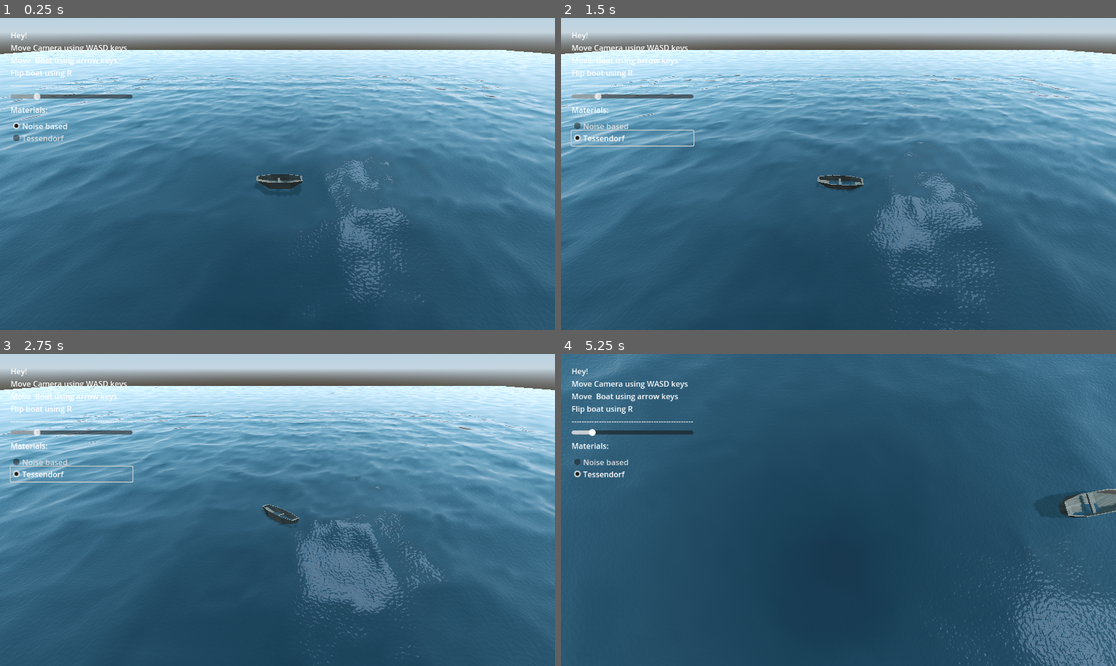
Above: before the commit, frames 1-4 (two rows, left to right).
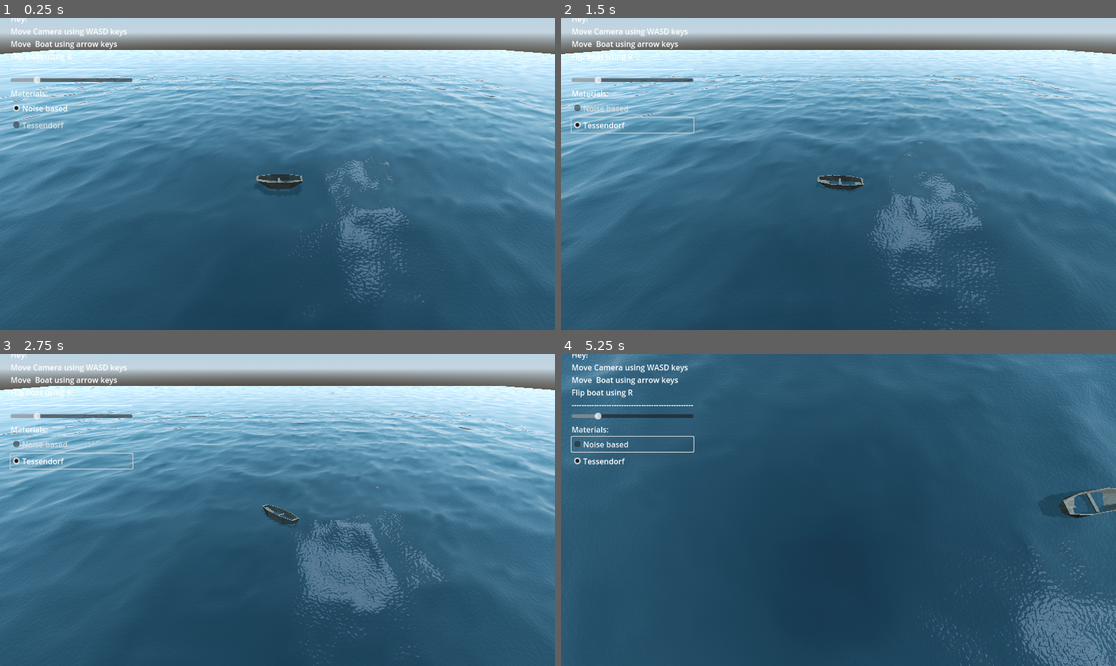
Above: after the commit, the same moments.

Repository: D0V4HKIIN/cs-341-computer-graphics-project
Game: Godot game, scene res://Main.tscn
Two runs of this game, one before a commit and one after it. Both use one fixed random seed, a clock stepped at 60 frames per second and the inputs below.
Inputs (mouse positions are in pixels of both pictures, inside the frame that each line leads up to):
- Up to frame 1 (0.25 s): no input
- Up to frame 2 (1.5 s): click "Noise based" at 0.5 s; click "Tessendorf" at 1.25 s
- Up to frame 3 (2.75 s): move the mouse to (399, 494) at 2.02 s; press the mouse at (399, 494) at 2.03 s; hold Right (boat_right) from 2.03 s (still down)
- Up to frame 4 (5.25 s): move the mouse to (727, 525) at 2.77 s; release Right (boat_right) at 2.78 s; release the mouse at (727, 525) at 2.78 s; hold Down (boat_back) 2.78-3.53 s; click (727, 525) at 2.85 s; move the mouse to (894, 441) at 3.52 s; press the mouse at (894, 441) at 3.53 s; hold Right (boat_right) 3.53-4.28 s; move the mouse to (810, 572) at 4.27 s; release the mouse at (810, 572) at 4.28 s; hold Up (boat_forward) 4.28-5.03 s; click (810, 572) at 4.35 s; move the mouse to (1005, 556) at 5.02 s; press the mouse at (1005, 556) at 5.03 s; hold Left (boat_left) from 5.03 s (still down)

The runs differ from the first frame. In frame 1, 1.9% of the frame differs, in the area x 1-24%, y 0-40%; in frame 2, 2.2%; in frame 3, 2.2%; in frame 4, 5.1%, in the area x 1-100%, y 0-100%.

Commit message:
ui doesn't work for some reason

Diff:
--- a/seas-341_captain_hooks_black_pearl/Ocean.gd
+++ b/seas-341_captain_hooks_black_pearl/Ocean.gd
@@ -11,6 +11,8 @@
 var rng = RandomNumberGenerator.new();
 var random_number_xi;
 
+func getWater():
+	return get_tree().get_nodes_in_group("Water");
 
 # creates a bunch of water tiles and sets the position, subdivision and scale
 func createOcean():
--- a/seas-341_captain_hooks_black_pearl/fft_shader.gdshader
+++ b/seas-341_captain_hooks_black_pearl/fft_shader.gdshader
@@ -1,5 +1,6 @@
 shader_type spatial;
 
+uniform float cpu_time;
 
 const vec2 wind_direction = vec2(1,2);
 const float wind_speed = 1.;
@@ -13,14 +14,14 @@
 const float M = 200.;
 const float N = 200.;
 
-varying float wave_height ;
-
 varying float vertex_distance;
 varying float vertex_distance_clamped;
 varying vec2 vertex_pos;
 
-// get random number somehow
-uniform float random_number_xi;
+// random number generator
+float rand(vec2 co){
+	return fract(sin(dot(co.xy ,vec2(12.9898,78.233))) * 43758.5453);
+}
 
 // if need to work with complex numbers, since we cannot,
 // define the methods according to complex numbers
@@ -37,56 +38,58 @@
 	return vec2 (cos(value), sin(value));
 }
 
-
+// assume it's correct idk
 float dispersion(float n_prime, float m_prime){
 	float w_0 = 2.0 * PI / 200.0;
 	float kx = PI * (2.* n_prime - N) / L_x;
 	float kz = PI * (2.* m_prime - N) / L_y;
 	return floor(sqrt(g* sqrt(kx * kx + kz * kz)) / w_0) * w_0;
-	}
+}
 
 float phillips(float n_prime, float m_prime){
 	return 0.;
 }
 
 
-vec2 h_0_bar(float n_prime, float m_prime){
-	float xi_r = random_number_xi;
-	float xi_i = random_number_xi;
+vec2 h_0_bar(float n_prime, float m_prime, vec2 pos){
+	float xi_r = rand(pos);
+	float xi_i = rand(pos);
 
 	return vec2(xi_r, xi_i) * sqrt(phillips( n_prime,  m_prime) / sqrt(2));
 }
 
 
-vec2 height_bar(float n_prime, float m_prime, float time){
-	return h_0_bar(n_prime, m_prime) * euler(dispersion(n_prime, m_prime) * time) + h_0_bar(-n_prime, -m_prime) * euler(-dispersion(n_prime, m_prime) * time);
+vec2 height_tilde(float n_prime, float m_prime, float time, vec2 pos){
+	return h_0_bar(n_prime, m_prime, pos) * euler(dispersion(n_prime, m_prime) * time) + h_0_bar(n_prime, m_prime, pos) * euler(-dispersion(n_prime, m_prime) * time);
 }
 
-vec2 height(vec2 x_pos, vec2 z_pos, float time) {
+vec2 height(vec2 pos, float time) {
+	vec2 wave_height = vec2(0.0);
 	for (float m_prime = 0.; m_prime <=  M-1.; m_prime++){
 		for (float n_prime =0. ; n_prime <= N-1.; n_prime++){
 			float kx = PI * (2. * n_prime - N) / L_x;
 			float kz = PI * (2. * m_prime - M) / L_y;
-			wave_height = height_bar(n_prime, m_prime, time) * euler(x_pos * kx + z_pos *kz);
+			wave_height += height_tilde(n_prime, m_prime, time, pos) * euler(pos.x * kx + pos.y *kz);
 		}
 	}
 	return wave_height;
 }
 
-
-
-
-complex h_tilda_f(float time, int n_prime, int m_prime) {
-	return
-}
 //void displacement
 
 //void normal
 
 void vertex() {
-	VERTEX.y =
+	vec3 world_pos = (MODEL_MATRIX * vec4(VERTEX, 1.0)).xyz;
+	VERTEX.y = height(world_pos.xz, cpu_time).x;
 }
 
-void fragment() {
-	// Place fragment code here.
+
+void fragment(){
+	// normal water material
+	float fresnel = sqrt(1.0 - dot(NORMAL, VIEW));
+	RIM = 0.2;
+	METALLIC = 0.0;
+	ROUGHNESS = 0.01 * (1.0 - fresnel);
+	ALBEDO = vec3(0.01, 0.03, 0.05) + (0.1 * fresnel);
 }
--- a/seas-341_captain_hooks_black_pearl/settings2.gd
+++ b/seas-341_captain_hooks_black_pearl/settings2.gd
@@ -1,6 +1,11 @@
 extends Control
 
 @onready var ocean = $"../Ocean"
+@onready var noise_material = load("res://water_noise_based.gdshader");
+@onready var tessendorf_material = load("res://fft_shader.gdshader");
+
+@onready var noise_button = $MarginContainer/VBoxContainer/noise_button;
+@onready var tessendorf_button = $MarginContainer/VBoxContainer/tessendorf_button;
 
 func _on_h_slider_value_changed(value):
 	for water in get_tree().get_nodes_in_group("Water"):
@@ -8,5 +13,16 @@
 	ocean.update_variables();
 
 
-func _on_check_box_toggled(button_pressed):
-	print(button_pressed)
+func _noise_pressed():
+	print("noise")
+	var water_meshes = ocean.getWater();
+
+	for water in water_meshes:
+		water.material_override = noise_material;
+
+func _tessendorf_pressed():
+	print("tessendorf")
+	var water_meshes = ocean.getWater();
+
+	for water in water_meshes:
+		water.material_override = tessendorf_material;
--- a/seas-341_captain_hooks_black_pearl/settings2.tscn
+++ b/seas-341_captain_hooks_black_pearl/settings2.tscn
@@ -60,23 +60,17 @@
 text = "Materials:
 "
 
-[node name="CheckBox" type="CheckBox" parent="MarginContainer/VBoxContainer/Label2"]
+[node name="noise_button" type="CheckBox" parent="MarginContainer/VBoxContainer"]
 layout_mode = 2
-offset_top = 30.0
-offset_right = 253.0
-offset_bottom = 61.0
 button_pressed = true
 button_group = ExtResource("2_xv8cx")
 text = "Noise based"
 
-[node name="CheckBox2" type="CheckBox" parent="MarginContainer/VBoxContainer/Label2"]
+[node name="tessendorf_button" type="CheckBox" parent="MarginContainer/VBoxContainer"]
 layout_mode = 2
-offset_top = 55.0
-offset_right = 253.0
-offset_bottom = 86.0
 button_group = ExtResource("2_xv8cx")
 text = "Tessendorf"
 
 [connection signal="value_changed" from="MarginContainer/VBoxContainer/HSlider" to="." method="_on_h_slider_value_changed"]
-[connection signal="toggled" from="MarginContainer/VBoxContainer/Label2/CheckBox" to="." method="_on_check_box_toggled"]
-[connection signal="toggled" from="MarginContainer/VBoxContainer/Label2/CheckBox2" to="." method="_on_check_box_toggled"]
+[connection signal="pressed" from="MarginContainer/VBoxContainer/noise_button" to="." method="_noise_pressed"]
+[connection signal="pressed" from="MarginContainer/VBoxContainer/tessendorf_button" to="." method="_tessendorf_pressed"]
--- a/seas-341_captain_hooks_black_pearl/water_noise_based_material.tres
+++ b/seas-341_captain_hooks_black_pearl/water_noise_based_material.tres
@@ -15,7 +15,7 @@
 render_priority = 0
 shader = ExtResource("1_whmqm")
 shader_parameter/water_displacement = Vector2(0, 0)
-shader_parameter/cpu_time = 779.8
+shader_parameter/cpu_time = 113.291
 shader_parameter/height_scale = 2.0
 shader_parameter/noise_frequency = 0.1
 shader_parameter/noise = ExtResource("2_1yapn")
